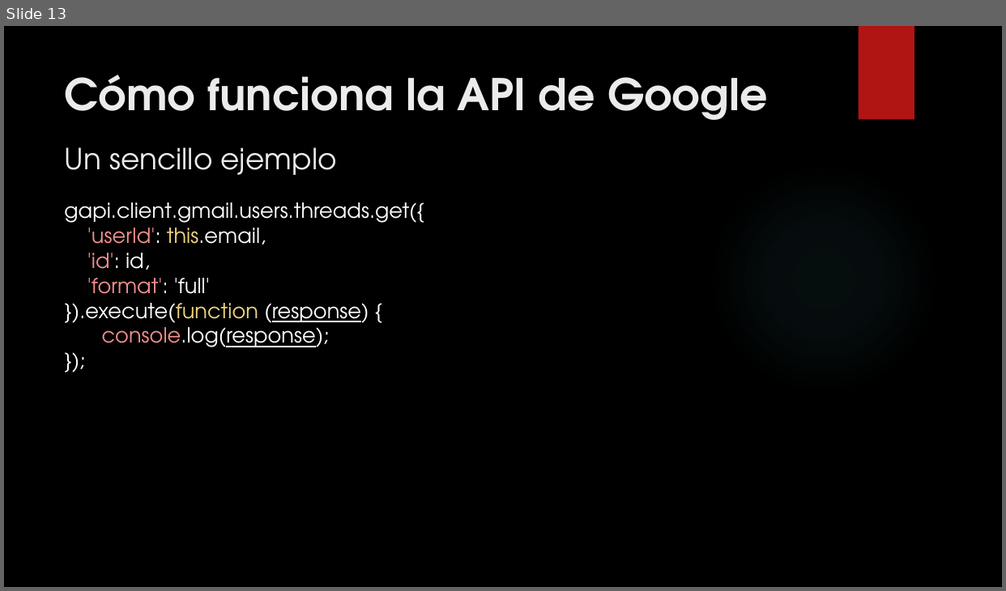
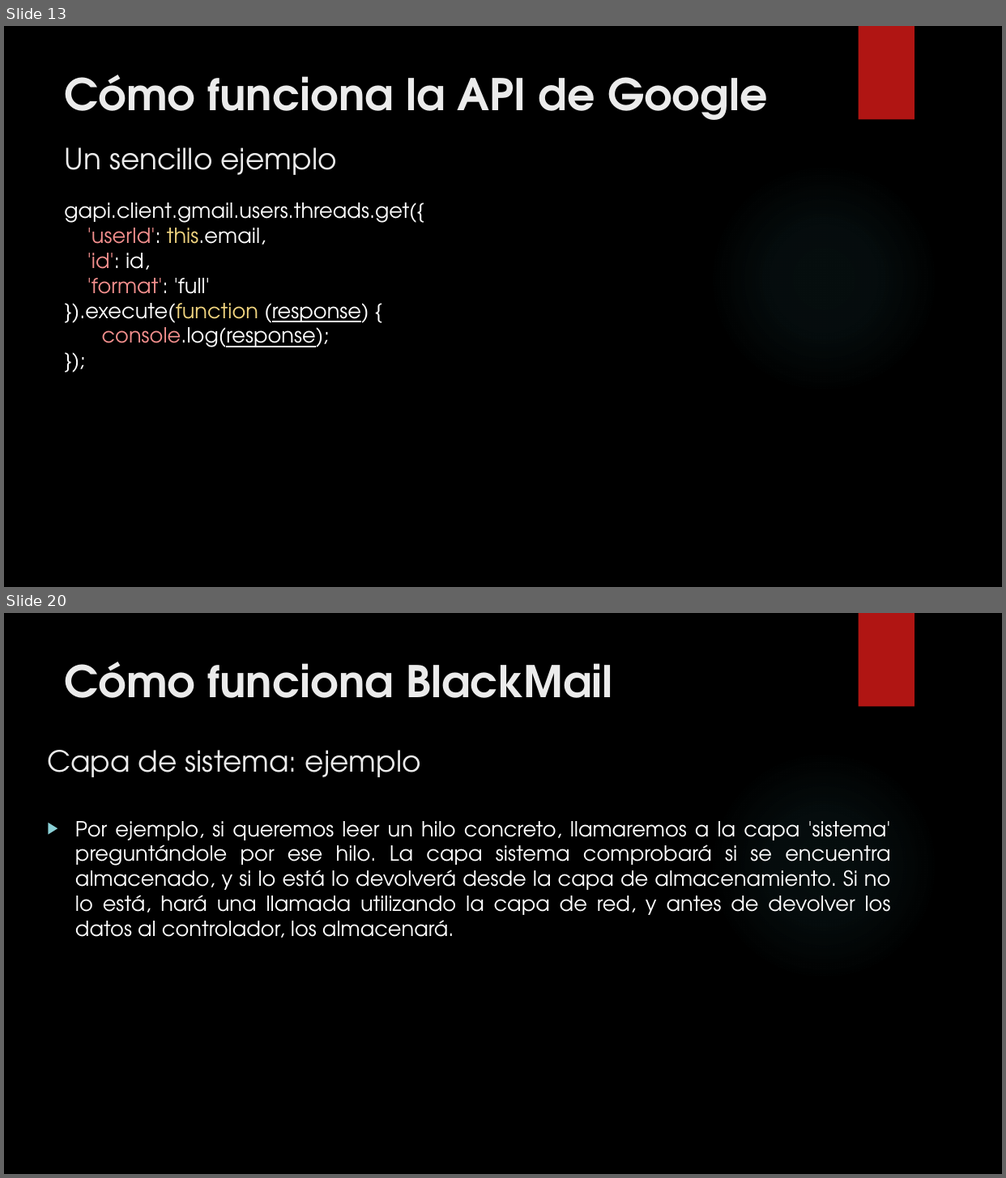
Before and after one commit to Brugarolas/BlackMail, a slide deck: BlackMail.pptx. Shown one above the other, each under a label of ours: slide 13 before the commit, slides 13 and 20 after it; the slides between them are not shown. The pictures are 1006x591 and 1006x1178 pixels, drawn with LibreOffice and Linux fonts; fonts in the diff are those of the drawing; background and template pictures are left out. Boxes give left, top, right and bottom in pixels: in the first picture for what was removed or moved away, otherwise in the second. Text is boxed around its words. In the diff, an @@ line names an element or a change of style, - is before the commit and + after.

```diff
--- a/BlackMail.pptx
+++ b/BlackMail.pptx
@@ slide 20 added at [4,613,1002,1174], background picture (left out); not listed: 2 template elements that a slide beside it also shows @@
@@ title added at [65,662,613,698], 42 pt, text #EBEBEB, bold @@
+Cómo funciona BlackMail
@@ text added at [47,750,421,777], 28 pt, text #EBEBEB @@
+Capa de sistema: ejemplo
@@ text added at [75,821,891,938], 20 pt, text #FFFFFF @@
+▶ Por ejemplo, si queremos leer un hilo concreto, llamaremos a la capa 'sistema' preguntándole por ese hilo. La capa sistema comprobará si se encuentra almacenado, y si lo está lo devolverá desde la capa de almacenamiento. Si no lo está, hará una llamada utilizando la capa de red, y antes de devolver los datos al controlador, los almacenará.
```
Also in this commit, not shown: 9 other slides added, 2 other files.
